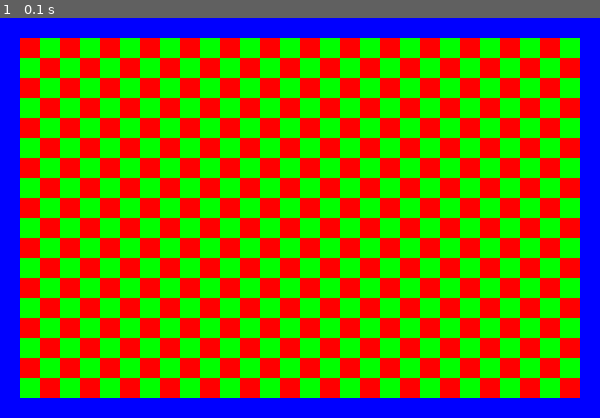
Above: before the commit, frame 1.
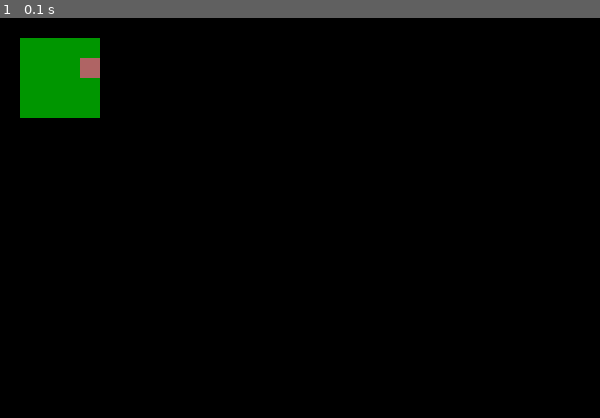
Above: after the commit, the same moment.

Repository: Name6672/python-testing
Game: pygame game, started from block colour grid.py
The game is run twice, just before and just after one commit, with the same random seed, the same clock (stepped at 60 frames per second) and the same inputs.
Inputs:
- Up to frame 1 (0.1 s): no input

The runs differ from the first frame. In frame 1, 100% of the frame differs, in the area x 0-100%, y 0-100%.

Commit message:
added saving grids

Diff:
--- a/block colour grid.py
+++ b/block colour grid.py
@@ -1,3 +1,4 @@
+import sys
 import pygame
 import utilities
 import math
@@ -10,6 +11,8 @@
 screen = pygame.display.set_mode(screen_size)
 
 clock = pygame.time.Clock()
+
+
 
 class BlockGrid:
   def __init__(self,hori_blocks,vert_blocks,default_value=0):
@@ -33,28 +36,50 @@
       horizontal += len(self.blocks[col])
     return horizontal,vertical
 
+def save_grid(grid:BlockGrid):
+  hori_blocks,vert_blocks = grid.number_of_blocks()
+  with open('grid_saved_output.txt','w') as file:
+    lines = []
+    for col in range(vert_blocks):
+      line = ''
+      for block in range(int(hori_blocks/vert_blocks)):
+        line += (' <' + str(grid.get_block(block,col)) + '> ')
+      lines.append((line + '\n'))
+    file.writelines(lines)
+    file.close()
 
 def main():
 
   checker_colour_dict = {
-    True:(0,255,0),
-    False:(255,0,0)
+    True:(175,100,100),
+    False:(0,150,0)
   }
 
-  def colour_blocks(surf,grid:BlockGrid,blocksize):
+  def dist(pos_1,pos_2):
+    x1,y1 = pos_1
+    x2,y2 = pos_2
+    x = x2 - x1
+    y = y2 - y1
+    return x,y
+
+  def colour_blocks(surf,grid:BlockGrid,blocksize,cam_pos:tuple = (40,40)):
     hori_blocks,vert_blocks = grid.number_of_blocks()
+    cam_x,cam_y = change_pos_to_pix(cam_pos)
     for col in range(vert_blocks):
       for block in range(int(hori_blocks/vert_blocks)):
-        draw_area = pygame.Rect((blocksize*block,blocksize*col),(blocksize,blocksize))
-        block_colour = (0,0,0)
-        block_value = grid.get_block(block,col)
-        if type(block_value) == type(True):
-          block_colour = checker_colour_dict[block_value]
-        else:
-          block_colour = block_value
-        pygame.draw.rect(surf,block_colour,draw_area)
-
-  def make_checker_board(grid:BlockGrid):
+        x_dist,y_dist = dist((block - camera_width/2,col - camera_height/2),cam_pos)
+        if abs(x_dist) < (camera_width/2 + 2) and abs(y_dist) < (camera_height/2 + 2):
+          draw_area = pygame.Rect(((blocksize*block) - cam_x,(blocksize*col)- cam_y),(blocksize,blocksize))
+          block_colour = (0,0,0)
+          block_value = grid.get_block(block,col)
+          if type(block_value) == type(True):
+            block_colour = checker_colour_dict[block_value]
+          else:
+            block_colour = block_value
+          pygame.draw.rect(surf,block_colour,draw_area)
+
+
+  def make_checker_board(grid:BlockGrid): #deprecated
     total_blocks,vert_blocks = grid.number_of_blocks()
     hori_blocks = int(total_blocks/vert_blocks)
     for col in range(vert_blocks):
@@ -64,17 +89,28 @@
         else:
           grid.set_block(block,col,utilities.is_even(col) ^ utilities.is_even(block))
 
-
-
+  def make_game_board(grid:BlockGrid):
+    total_blocks,vert_blocks = grid.number_of_blocks()
+    hori_blocks = int(total_blocks/vert_blocks)
+    for col in range(vert_blocks):
+      for block in range(hori_blocks):
+        if utilities.is_border(block,col,hori_blocks,vert_blocks):
+          grid.set_block(block,col,(0,0,0))
+        else:
+          grid.set_block(block,col,False)
+          if utilities.random_true_or_false() and utilities.random_true_or_false() and utilities.random_true_or_false() and utilities.random_true_or_false():
+            grid.set_block(block,col,True)
 
   block_size = 20
-  vertical_blocks = int(height/block_size)
-  horizontal_blocks = int(width/block_size)
+  vertical_blocks = int(6)
+  horizontal_blocks = int(6)
+
+  camera_size = camera_width,camera_height = (width/block_size,height/block_size)
 
   colour_grid = BlockGrid(horizontal_blocks,vertical_blocks,False)
   # colour_grid.set_block(0,0,(255,0,0))
-  make_checker_board(colour_grid)
-  print(colour_grid.blocks)
+  make_game_board(colour_grid)
+  # print(colour_grid.blocks)
 
   def change_pix_to_pos(pix:int):
     pos_x = math.floor(pix[0]/block_size)
@@ -92,41 +128,82 @@
   ticks = 0
   mouse_pos = (0,0)
   mouse_down = False
-
-  running = True
   total_blocks,vert_blocks = colour_grid.number_of_blocks()
   hori_blocks = int(total_blocks/vert_blocks)
+
+  camera_pos = (hori_blocks/2,vert_blocks/2)
+
+  running = True
   while running:
     screen.fill(background_colour)
     # utilities.text_to_screen(screen,'Hello, World!',(width/2,height/2),background=True)
     dt = clock.get_time()/1000
     t+=dt
+    cam_x, cam_y = camera_pos
+
     for event in pygame.event.get():
       if event.type == pygame.MOUSEMOTION:
         mouse_pos = pygame.mouse.get_pos()
         if mouse_down:
           pos = change_pix_to_pos(mouse_pos)
+          pos = (pos[0] + cam_x, pos[1] + cam_y)
           if colour_grid.get_block(pos[0],pos[1]) != set_to and not utilities.is_border(pos[0],pos[1],hori_blocks,vert_blocks):
             colour_grid.set_block(pos[0],pos[1],set_to)
       elif event.type == pygame.MOUSEBUTTONDOWN:
         if event.button == 1:
           pos = change_pix_to_pos(mouse_pos)
+          pos = (pos[0] + cam_x, pos[1] + cam_y)
+          block_val = colour_grid.get_block(pos[0],pos[1])
+          border = utilities.is_border(pos[0],pos[1],hori_blocks,vert_blocks)
+          print('\n')
           print('mouse pos: ' + str(mouse_pos))
           print('pos: ' + str(pos))
           print('pix: ' + str(change_pos_to_pix(pos)))
-          print(f'')
-          set_to = not colour_grid.get_block(pos[0],pos[1])
+          print(f'border: {border}')
+          if type(block_val) == type(True):
+            print(f'value: {checker_colour_dict[block_val]}')
+          else:
+            print(f'value: {block_val}')
+          set_to = not block_val
           mouse_down = True
-          if not utilities.is_border(pos[0],pos[1],hori_blocks,vert_blocks):
+          if not border:
             colour_grid.set_block(pos[0],pos[1],set_to)
       elif event.type == pygame.MOUSEBUTTONUP:
         if event.button == 1:
           mouse_down = False
 
       elif event.type == pygame.QUIT:
+        save_grid(colour_grid)
         pygame.quit()
-
-    colour_blocks(screen,colour_grid,block_size)
+        sys.exit()
+
+    keys = pygame.key.get_pressed()
+    new_cam_x, new_cam_y = camera_pos
+    if keys[pygame.K_w]:
+      new_cam_y -= 1
+    if keys[pygame.K_s]:
+      new_cam_y += 1
+
+    if keys[pygame.K_a]:
+      new_cam_x -= 1
+    if keys[pygame.K_d]:
+      new_cam_x += 1
+
+    if new_cam_y < 0:
+      new_cam_y = 0
+    elif new_cam_y > vert_blocks - (camera_height):
+      new_cam_y = vert_blocks - (camera_height)
+
+    if new_cam_x < 0:
+      new_cam_x = 0
+    elif new_cam_x > hori_blocks - (camera_width):
+      new_cam_x = hori_blocks - (camera_width)
+
+    new_camera_pos = (new_cam_x,new_cam_y)
+    camera_pos = new_camera_pos
+
+
+    colour_blocks(screen,colour_grid,block_size,camera_pos)
 
     pygame.display.flip()
     pygame.display.update()
--- /dev/null
+++ b/grid_saved_output.txt
@@ -0,0 +1,6 @@
+ <(0, 0, 0)>  <(0, 0, 0)>  <(0, 0, 0)>  <(0, 0, 0)>  <(0, 0, 0)>  <(0, 0, 0)>
+ <(0, 0, 0)>  <False>  <False>  <False>  <False>  <(0, 0, 0)>
+ <(0, 0, 0)>  <False>  <True>  <False>  <False>  <(0, 0, 0)>
+ <(0, 0, 0)>  <False>  <False>  <False>  <False>  <(0, 0, 0)>
+ <(0, 0, 0)>  <False>  <False>  <False>  <False>  <(0, 0, 0)>
+ <(0, 0, 0)>  <(0, 0, 0)>  <(0, 0, 0)>  <(0, 0, 0)>  <(0, 0, 0)>  <(0, 0, 0)>
--- a/utilities.py
+++ b/utilities.py
@@ -1,8 +1,12 @@
 import pygame
 import math
 from pymunk.vec2d import Vec2d
+import random
 
 #-------------------------------Utilities-------------------------------
+
+def random_true_or_false():
+  return bool(random.randint(0,1))
 
 def is_border(x,y,x_max,y_max):
   return (y == 0 or x == 0 or y == (y_max - 1) or x == (x_max - 1))
